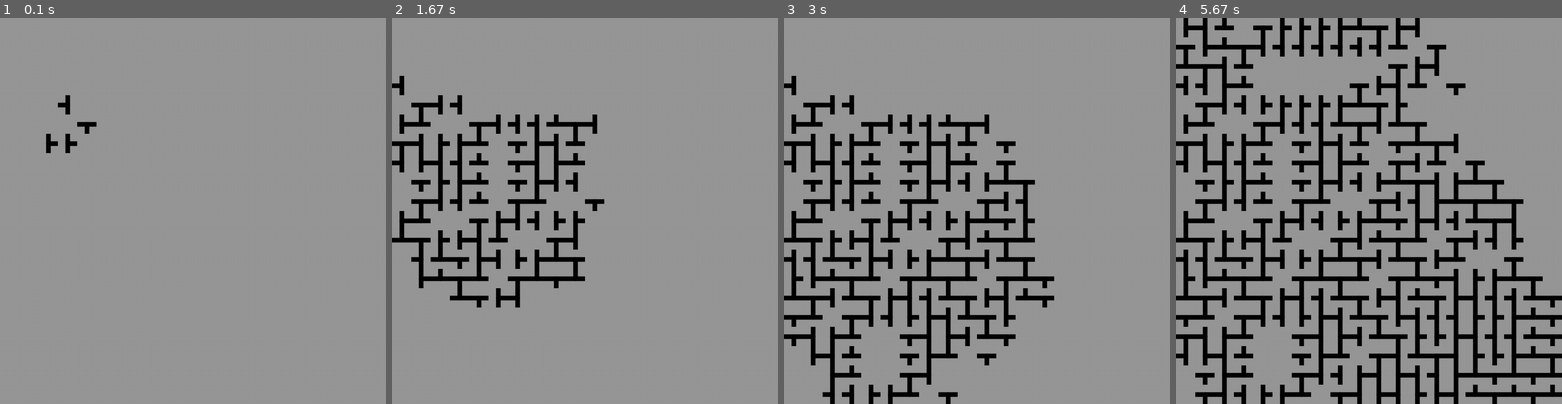
Above: before the commit, frames 1-4 (left to right).
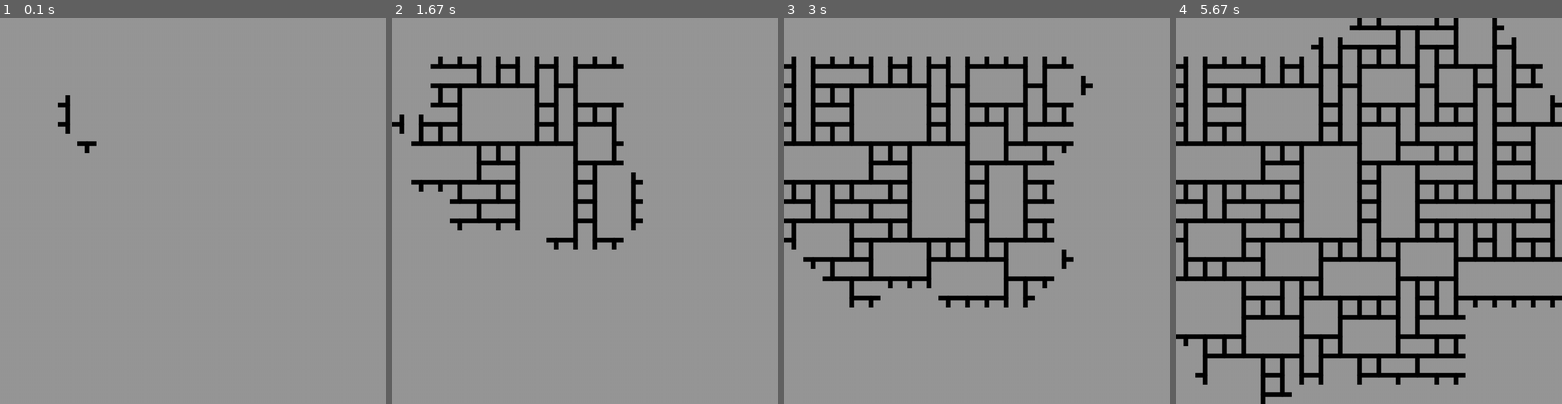
Above: after the commit, the same moments.

Repository: joolienhoolien/Wave_Function_Collapse
Game: pygame game, started from app/main.py
Same seed, same stepped clock (60 frames per second), same inputs: the game is played once before the commit and once after it.
Inputs:
- Up to frame 1 (0.1 s): no input
- Up to frame 2 (1.67 s): no input
- Up to frame 3 (3 s): no input
- Up to frame 4 (5.67 s): no input

The runs differ from the first frame. In frame 1, 0.5% of the frame differs, in the area x 11-25%, y 25-35%; in frame 2, 9.6%; in frame 3, 15%; in frame 4, 24%, in the area x 0-100%, y 0-100%.

Commit message:
Fixed bug with collapsing. During collapse_tiles() function, had LEFT, UP, DOWN, RIGHT mixed up on the x,y axis. Also, one case in TILE_RULES was incorrect.

Diff:
--- a/app/main.py
+++ b/app/main.py
@@ -51,7 +51,7 @@
     DOWN: {UP : {BLANK, UP},
          RIGHT: {UP, DOWN, LEFT},
          DOWN: {LEFT, RIGHT, UP},
-         LEFT: {UP, RIGHT, LEFT}
+         LEFT: {UP, RIGHT, DOWN}
            },
     LEFT: {UP : {LEFT, DOWN, RIGHT},
          RIGHT: {BLANK, RIGHT},
@@ -80,13 +80,14 @@
     def set_value(self, value):
         self.value = value
         self.collapsed = True
-        self.options = {value}
+        self.options = set()
         self.image = pygame.image.load(tiles[value])
 
     def collapse(self):
         if not self.options:
             self.set_value(BLANK)
-        self.set_value(random.choice(tuple(self.options)))
+        else:
+            self.set_value(random.choice(tuple(self.options)))
 
 
 def setup():
@@ -105,6 +106,60 @@
             grid[i][j] = Tile(x, y, BLANK)
 
 
+def draw_tiles():
+    for row in grid:
+        for tile in row:
+            tile.draw(DISPLAYSURF)
+
+
+def collapse_tiles():
+    global FINISHED_COLLAPSING
+    # Calculate which is the next tile to collapse
+    # 1. Obtain a list of tiles coordinates such that they have the least amount of options
+    lowest_num_options = len(ALL_OPTIONS)
+    lowest_entropy = []
+    for i, row in enumerate(grid):
+        for j, tile in enumerate(row):
+            if tile.collapsed or len(tile.options) > lowest_num_options:
+                continue
+            elif len(tile.options) == lowest_num_options:
+                lowest_entropy.append((tile, i, j))
+            else:
+                lowest_num_options = len(tile.options)
+                lowest_entropy = [(tile, i, j)]
+    if lowest_entropy:
+
+        # 2. From this list, randomly choose a tile to collapse
+        to_collapse_data = random.choice(lowest_entropy)
+        tile, x, y = to_collapse_data
+        tile.collapse()
+        print(f"Collapsing tile at grid[{x},{y}] into {tile.value}")
+
+        # 3. Update neighboring tiles using intersection of rules and options
+        if x != 0:
+            tile_left = grid[x - 1][y]
+            print(f"Looking at neighbor UP... ({x - 1}, {y}), options={tile_left.options}")
+            tile_left.options = tile_left.options & TILE_RULES[tile.value][LEFT]
+            print(f"After update... ({x - 1}, {y}), options={tile_left.options}")
+        if x != GRID_DIM - 1:
+            tile_right = grid[x + 1][y]
+            print(f"Looking at neighbor DOWN... ({x + 1}, {y}), options={tile_right.options}")
+            tile_right.options = tile_right.options & TILE_RULES[tile.value][RIGHT]
+            print(f"After update... ({x + 1}, {y}), options={tile_right.options}")
+        if y != 0:
+            tile_up = grid[x][y - 1]
+            print(f"Looking at neighbor LEFT... ({x}, {y - 1}), options={tile_up.options}")
+            tile_up.options = tile_up.options & TILE_RULES[tile.value][UP]
+            print(f"After update... ({x}, {y - 1}), options={tile_up.options}")
+        if y != GRID_DIM - 1:
+            tile_down = grid[x][y + 1]
+            #print(f"Looking at neighbor RIGHT... ({x}, {y + 1}), options={tile_down.options}")
+            tile_down.options = tile_down.options & TILE_RULES[tile.value][DOWN]
+            #print(f"After update... ({x}, {y + 1}), options={tile_down.options}")
+
+    else:
+        FINISHED_COLLAPSING = True
+
 def game_loop():
     global FINISHED_COLLAPSING
     while True:
@@ -115,46 +170,10 @@
 
         #If there remains a single tile not collapsed...
         if not FINISHED_COLLAPSING:
-            # Calculate which is the next tile to collapse
-            #1. Obtain a list of tiles coordinates such that they have the least amount of options
-            lowest_num_options = len(ALL_OPTIONS)
-            lowest_entropy = []
-            for i, row in enumerate(grid):
-                for j, tile in enumerate(row):
-                    if tile.collapsed or len(tile.options) > lowest_num_options:
-                        continue
-                    elif len(tile.options) == lowest_num_options:
-                        lowest_entropy.append((tile, i, j))
-                    else:
-                        lowest_num_options = len(tile.options)
-                        lowest_entropy = [(tile, i, j)]
-            if  lowest_entropy:
+            print("\n\nCollapsing tiles...")
+            collapse_tiles()
 
-                #2. From this list, randomly choose a tile to collapse
-                to_collapse_data = random.choice(lowest_entropy)
-                tile, x, y = to_collapse_data
-                tile.collapse()
-
-                #3. Update neighboring tiles using intersection of rules and options
-                if x != 0:
-                    tile_up = grid[x - 1][y]
-                    tile_up.options = tile_up.options & TILE_RULES[tile.value][UP]
-                if x != GRID_DIM - 1:
-                    tile_down = grid[x + 1][y]
-                    tile_down.options = tile_down.options & TILE_RULES[tile.value][DOWN]
-                if y != 0:
-                    tile_left = grid[x][y - 1]
-                    tile_left.options = tile_left.options & TILE_RULES[tile.value][LEFT]
-                if y != GRID_DIM - 1:
-                    tile_right = grid[x][y + 1]
-                    tile_right.options = tile_right.options & TILE_RULES[tile.value][RIGHT]
-        else:
-            FINISHED_COLLAPSING = True
-
-        #Draw the tiles each frame
-        for row in grid:
-            for tile in row:
-                tile.draw(DISPLAYSURF)
+        draw_tiles()
         pygame.display.update()
         FramePerSec.tick(FPS)
 
@@ -162,5 +181,4 @@
 if __name__ == "__main__":
     pygame.init()
     setup()
-    #grid[1][0].set_value(LEFT) #manually collapsing cell for testing
     game_loop()
